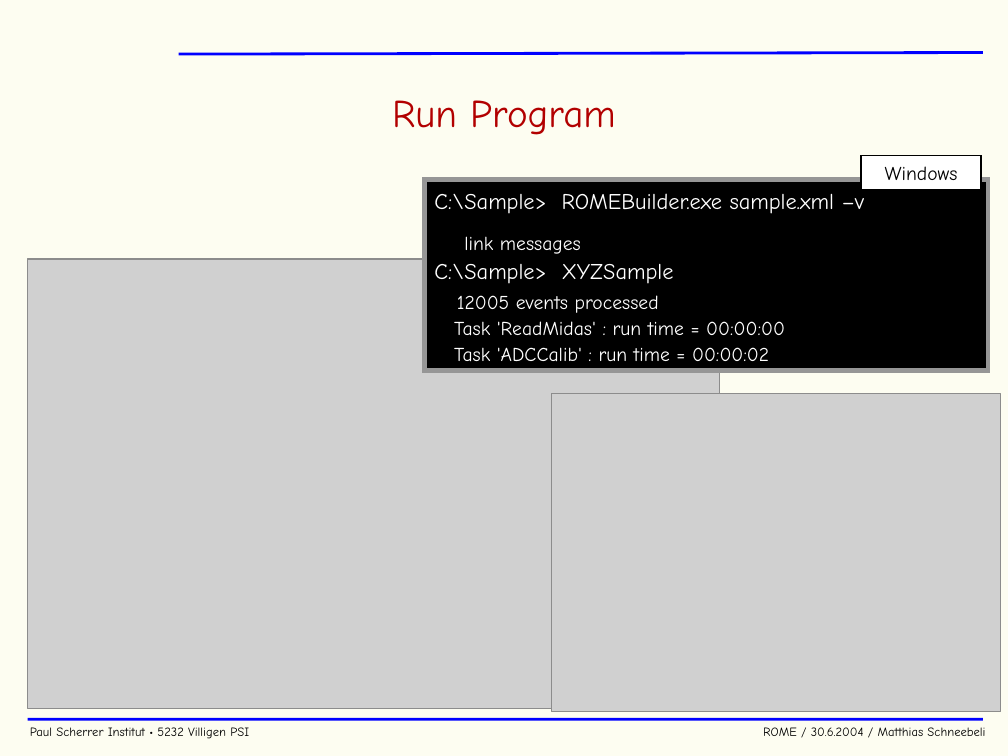
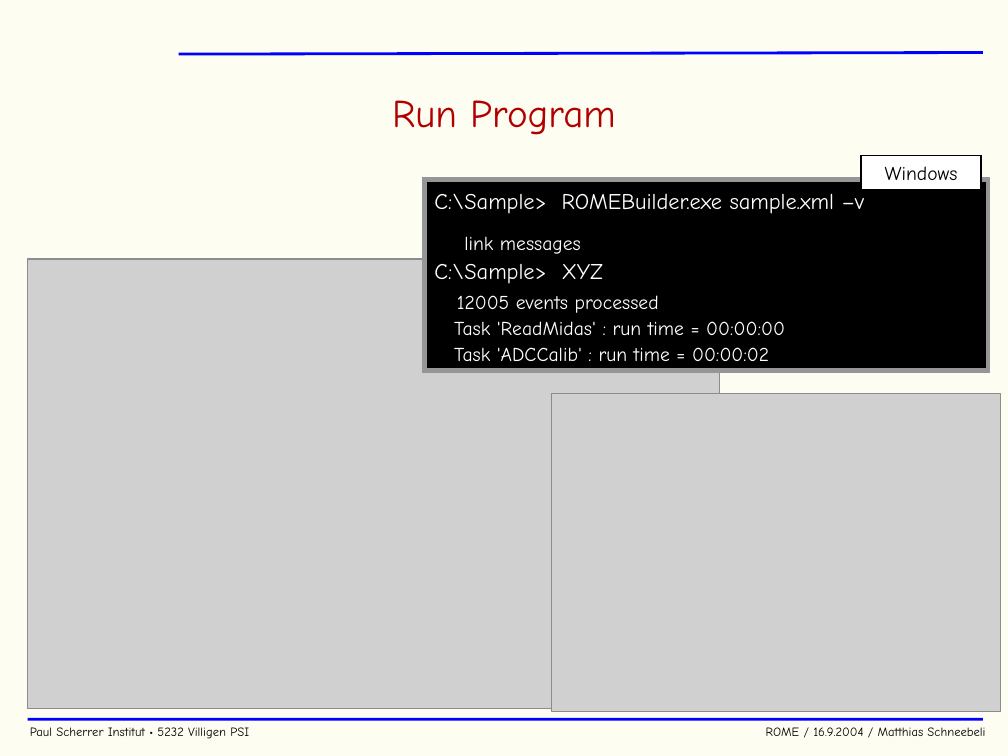
Before and after one commit to cjpl/rome, a slide deck: slide 35 of documentation/ROME.ppt (slide 34 before the commit). Drawn at 1008x756 pixels with LibreOffice and Linux fonts; fonts in the diff are those of the drawing; grey boxes stand for pictures; background and template pictures are left out. Boxes give left, top, right and bottom in pixels: in the first picture for what was removed or moved away, otherwise in the second. Text is boxed around its words. In the diff, an @@ line names an element or a change of style, - is before the commit and + after.

```diff
--- a/documentation/ROME.ppt
+++ b/documentation/ROME.ppt
@@ text in rectangle at [434, 264, 604, 284]: text changed @@
-C:\Sample> XYZSample
+C:\Sample> XYZ
@@ text at [30, 727, 985, 739]: text changed @@
-Paul Scherrer Institut • 5232 Villigen PSI ROME / 30.6.2004 / Matthias Schneebeli
+Paul Scherrer Institut • 5232 Villigen PSI ROME / 16.9.2004 / Matthias Schneebeli
```
Also in this commit, not shown: 36 other slides changed, 1 slide added.
